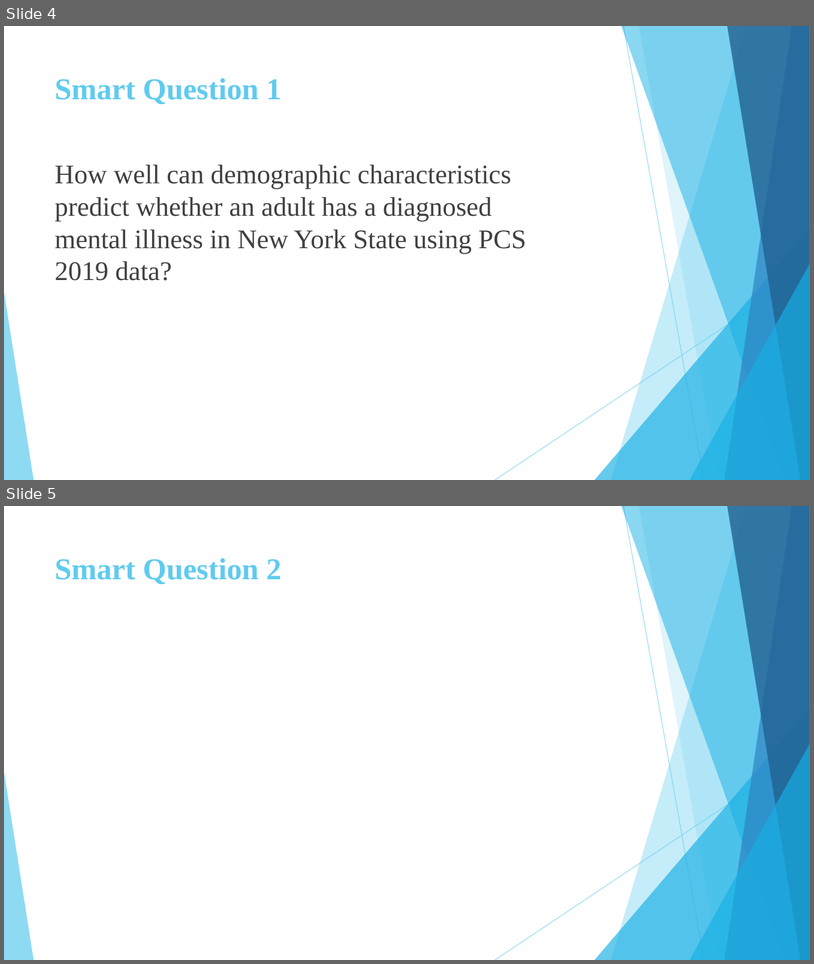
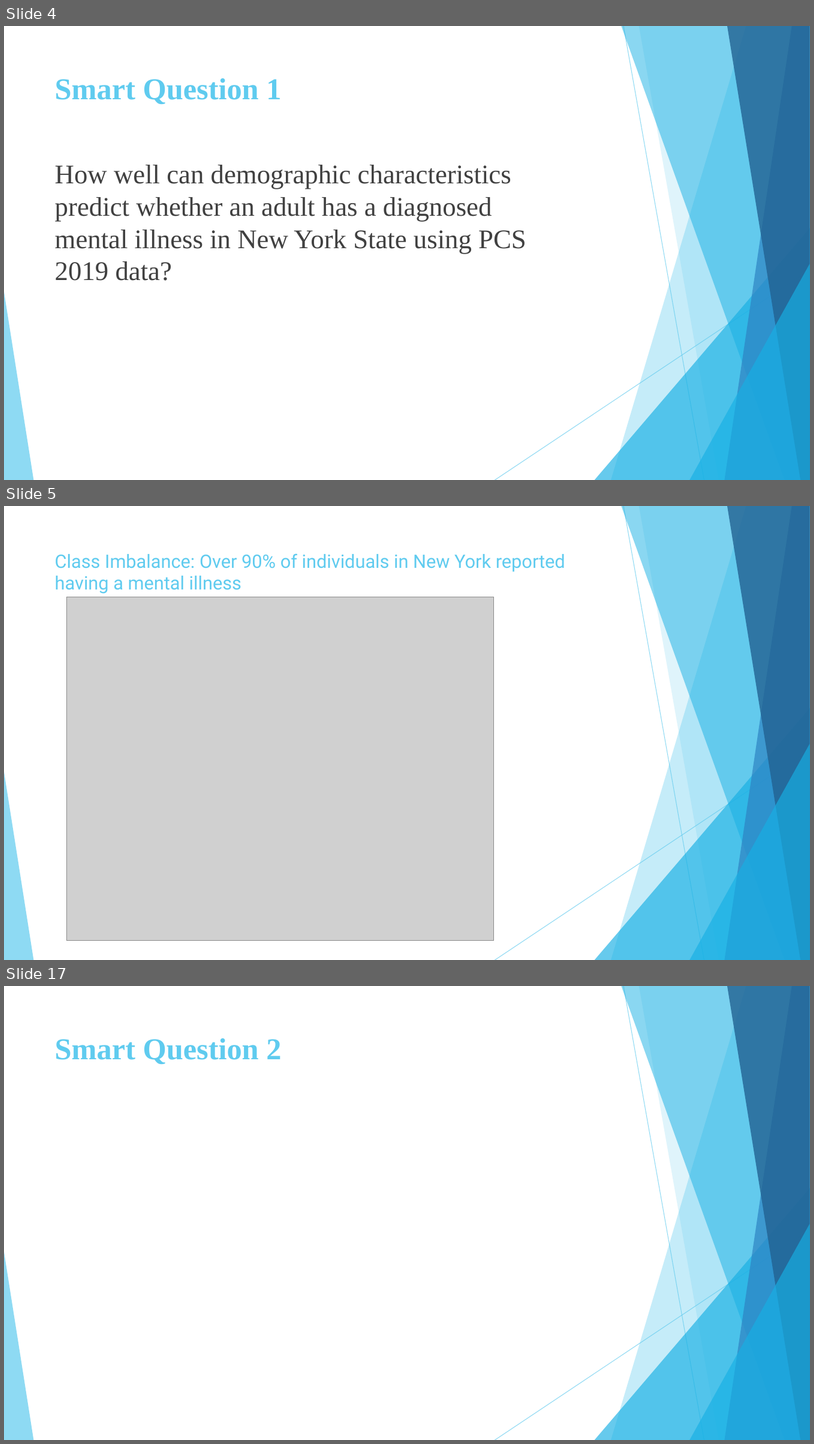
Before and after one commit to daniasalman6/Project-Data-Mining, a slide deck: Presentation/Final_Presentation.pptx. Shown one above the other, each under a label of ours: slides 4 and 5 before the commit, slides 4, 5 and 17 after it; the slides between them are not shown. The pictures are 814x964 and 814x1444 pixels, drawn with LibreOffice and Linux fonts; fonts in the diff are those of the drawing; grey boxes stand for pictures. Boxes give left, top, right and bottom in pixels: in the first picture for what was removed or moved away, otherwise in the second. Text is boxed around its words. In the diff, an @@ line names an element or a change of style, - is before the commit and + after.

```diff
--- a/Presentation/Final_Presentation.pptx
+++ b/Presentation/Final_Presentation.pptx
@@ slide 5 added at [4,506,810,960], background #FFFFFF; not listed: 10 template elements that a slide beside it also shows @@
@@ title added at [55,553,566,594], 22 pt, text #5FCBEF @@
+Class Imbalance: Over 90% of individuals in New York reported having a mental illness
@@ picture added at [66,597,494,940] @@
@@ what was slide 5 is now slide 17 @@
```
Also in this commit, not shown: 1 slide changed, 10 other slides added.
